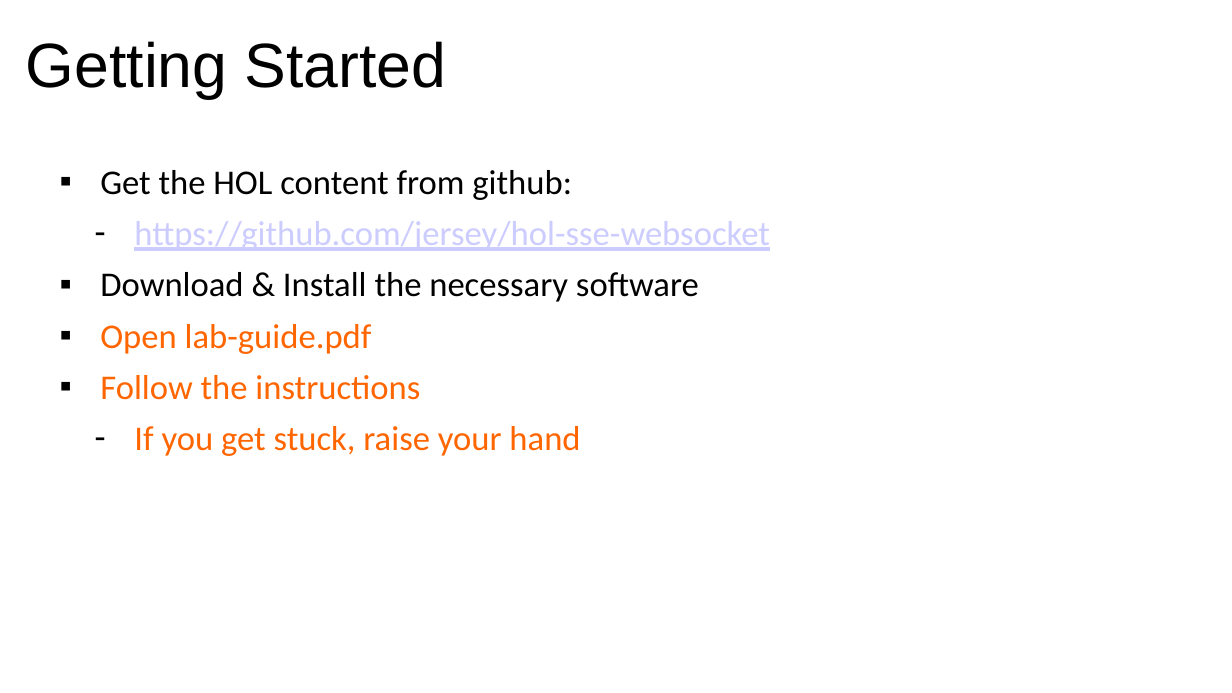
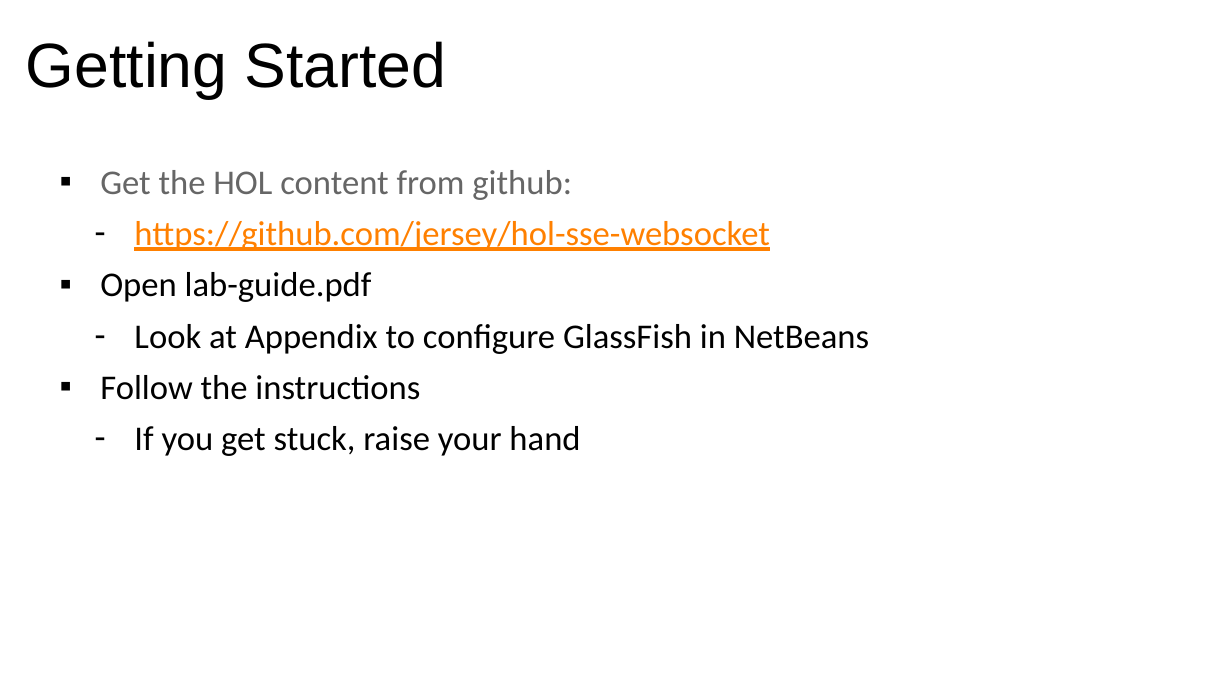
Before and after one commit to javaee/jersey-hol-sse-websocket, a slide deck: slide 54 of lab-guide-devoxx.pptx (slide 51 before the commit). Drawn at 1232x693 pixels with LibreOffice and Linux fonts; fonts in the diff are those of the drawing; background and template pictures are left out. Boxes give left, top, right and bottom in pixels: in the first picture for what was removed or moved away, otherwise in the second. Text is boxed around its words. In the diff, an @@ line names an element or a change of style, - is before the commit and + after.

```diff
--- a/lab-guide-devoxx.pptx
+++ b/lab-guide-devoxx.pptx
@@ text at bbox=[100, 170, 769, 456]: text colour #000000 to #666666 in "Get the HOL content from github:"; text colour #CCCCFF to #FF8000 in "https://github.com/jersey/hol-sse-websocket"; text colour #FF6600 to #000000 in "Open lab-guide.pdf", "Follow the instructions", "If you get stuck, raise your hand" @@
@@ text at bbox=[100, 272, 699, 302]: paragraph removed @@
-▪ Download & Install the necessary software
@@ text at bbox=[134, 324, 869, 354]: paragraph added @@
+  – Look at Appendix to configure GlassFish in NetBeans
```
Also in this commit, not shown: 14 other slides changed, 3 slides added.
